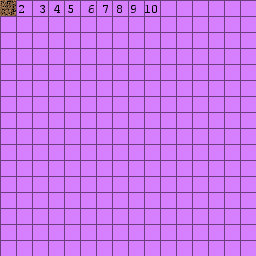
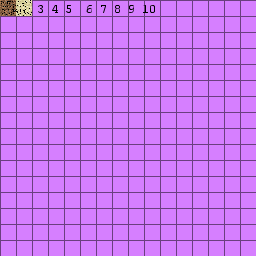
Layer changes from the first w=256, h=256 image to the second:
renamed "2 3 4 5 6 7 8 9 10" to "3 4 5 6 7 8 9 10", painted on it over left=19, top=4, right=158, bottom=13
painted on "PetrolCraft_Texture.png" over left=16, top=0, right=32, bottom=16
